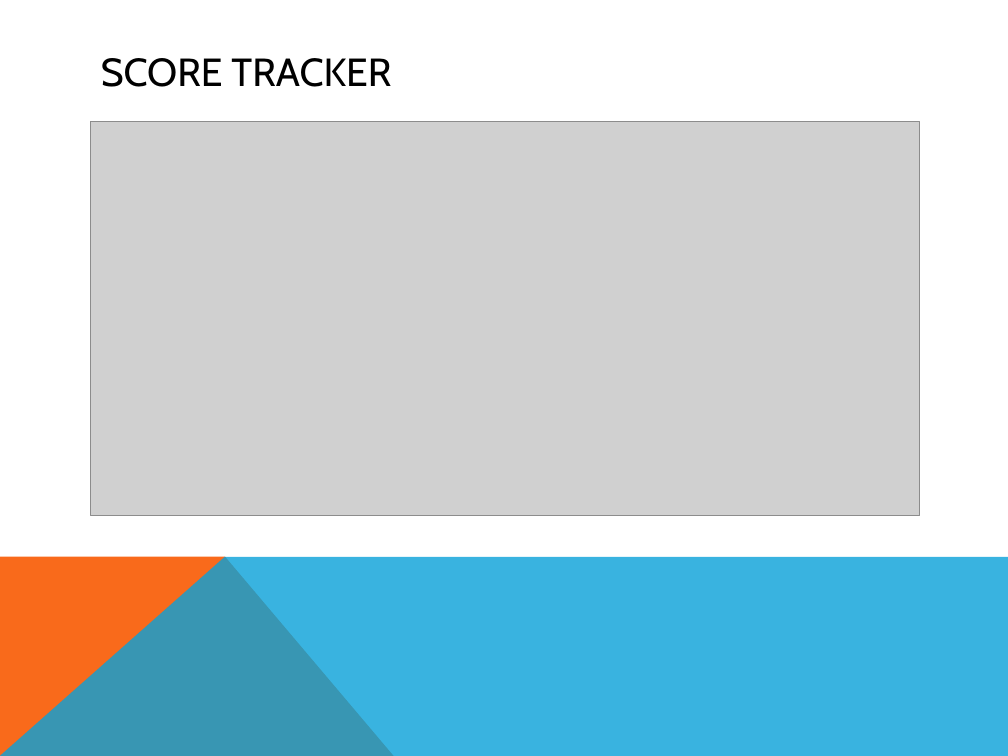
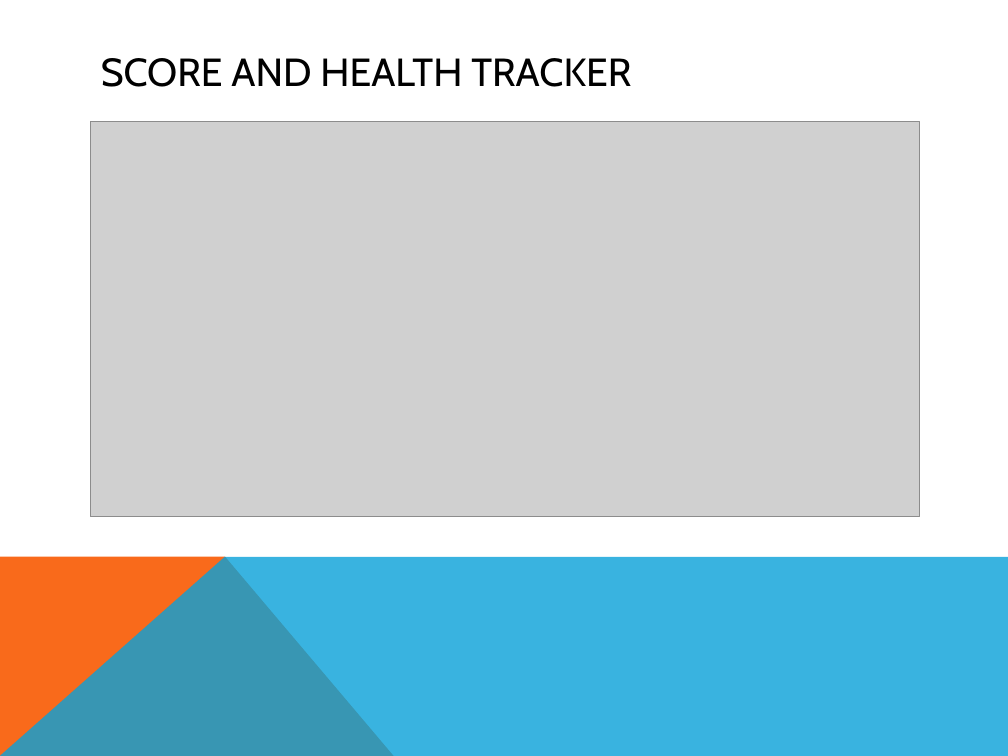
Before and after one commit to jpf2141/FlappyBird3D, a slide deck: slide 15 of final_presentation_slides.pptx. Drawn at 1008x756 pixels with LibreOffice and Linux fonts; fonts in the diff are those of the drawing; grey boxes stand for pictures. Boxes give left, top, right and bottom in pixels: in the first picture for what was removed or moved away, otherwise in the second. Text is boxed around its words. In the diff, an @@ line names an element or a change of style, - is before the commit and + after.

```diff
--- a/final_presentation_slides.pptx
+++ b/final_presentation_slides.pptx
@@ title at (101, 58, 631, 87): text changed @@
-SCORE TRACKER
+SCORE AND HEALTH TRACKER
```
Also in this commit, not shown: 6 other slides changed, 52 other files.
